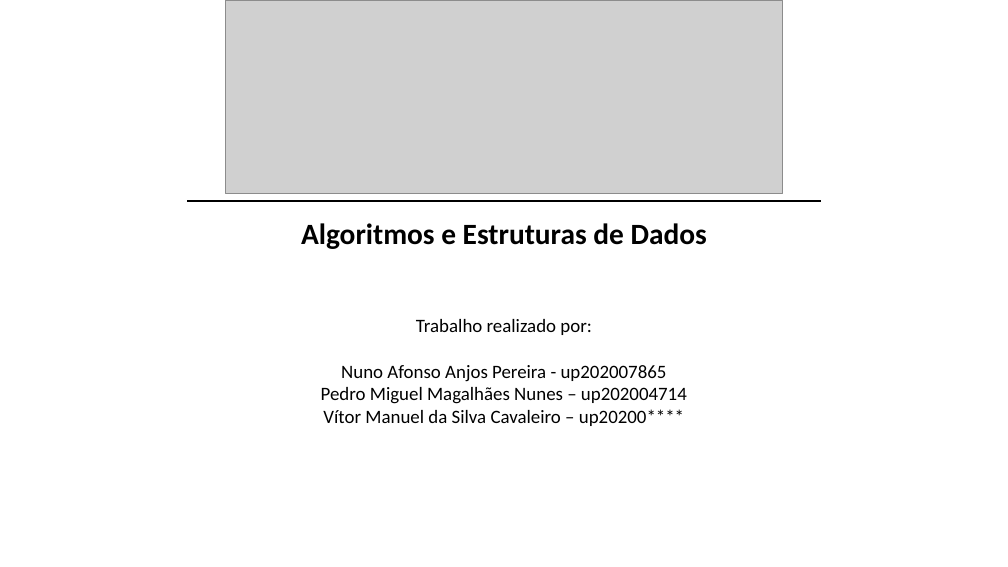
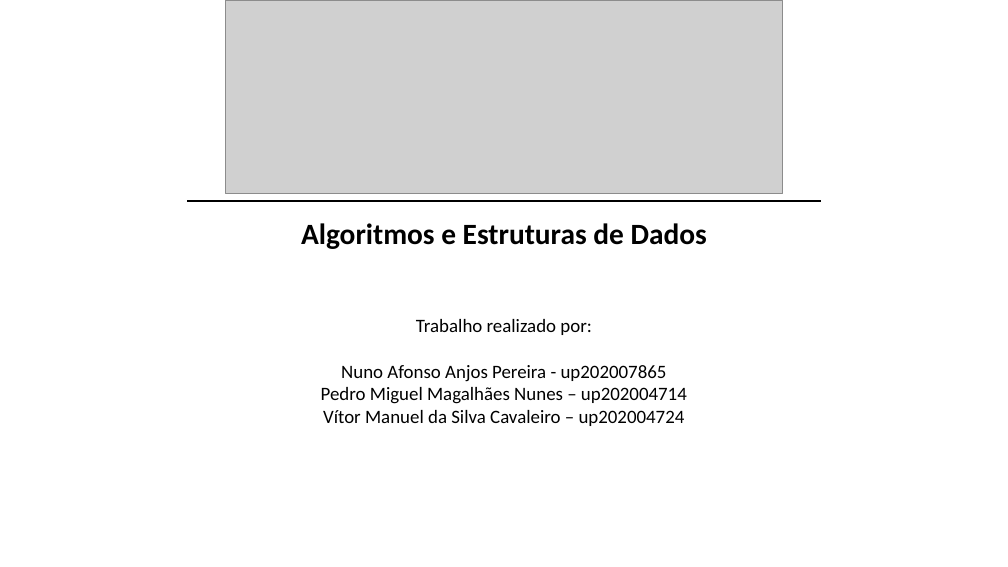
Before and after one commit to Naapperas/feup-aed-proj1, a slide deck: slide 1 of Apresentação.pptx. Drawn at 1008x567 pixels with LibreOffice and Linux fonts; fonts in the diff are those of the drawing; grey boxes stand for pictures. Boxes give left, top, right and bottom in pixels: in the first picture for what was removed or moved away, otherwise in the second. Text is boxed around its words. In the diff, an @@ line names an element or a change of style, - is before the commit and + after.

Commit message:
super important commit

```diff
--- a/Apresentação.pptx
+++ b/Apresentação.pptx
@@ text at (323, 410, 685, 426): text changed @@
-Vítor Manuel da Silva Cavaleiro – up20200****
+Vítor Manuel da Silva Cavaleiro – up202004724
```
